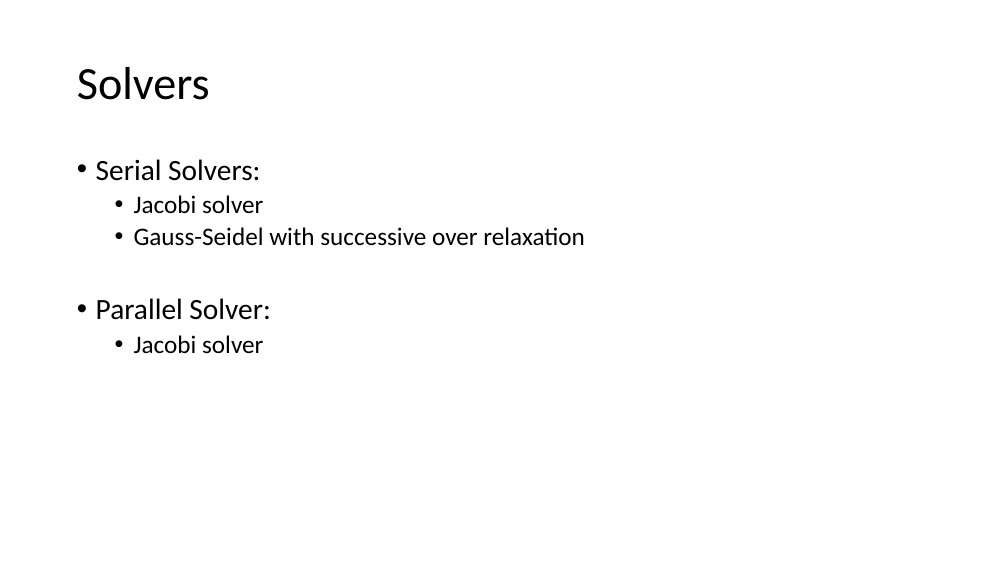
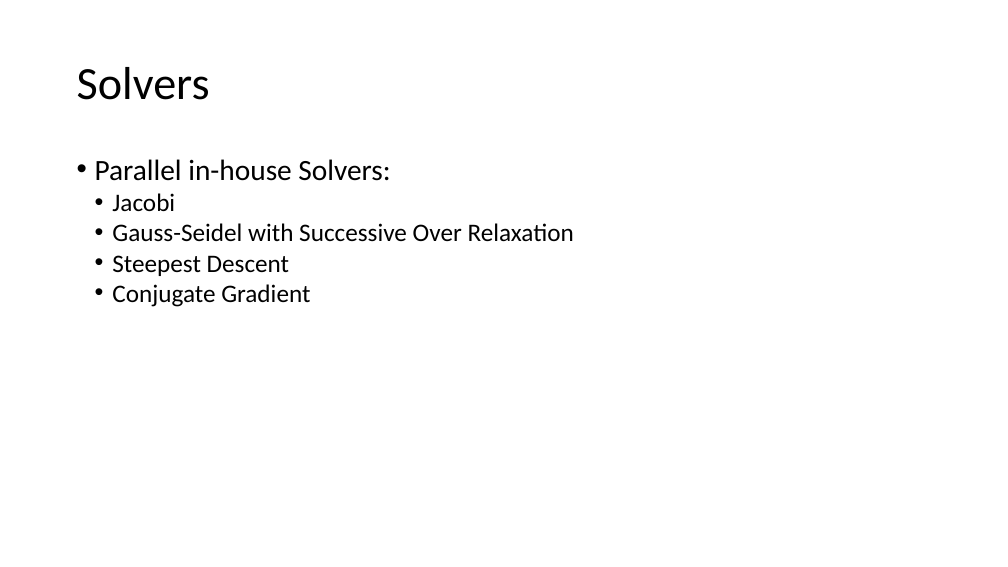
Before and after one commit to suhasjains/My-parallel-poisson, a slide deck: slide 2 of report.pptx. Drawn at 1008x567 pixels with LibreOffice and Linux fonts; fonts in the diff are those of the drawing. Boxes give left, top, right and bottom in pixels: in the first picture for what was removed or moved away, otherwise in the second. Text is boxed around its words. In the diff, an @@ line names an element or a change of style, - is before the commit and + after.

Commit message:
parallel conjugate gradient is working fine

```diff
--- a/report.pptx
+++ b/report.pptx
@@ text at (95,159,574,307): text changed @@
-• Serial Solvers:
-  • Jacobi solver
-  • Gauss-Seidel with successive over relaxation
-• Parallel Solver:
-  • Jacobi solver
+• Parallel in-house Solvers:
+  • Jacobi
+  • Gauss-Seidel with Successive Over Relaxation
+  • Steepest Descent
+  • Conjugate Gradient
```
Also in this commit, not shown: 4 other slides changed, 1 slide removed, 3 other files.
